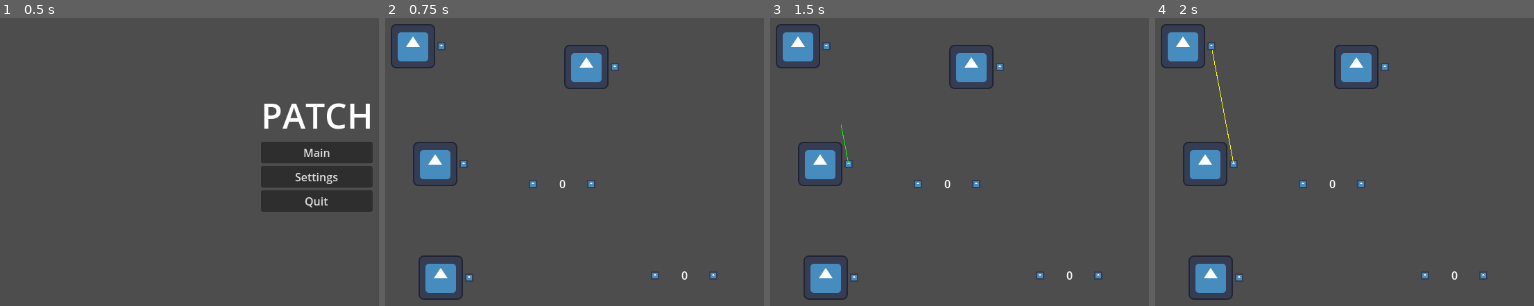
Above: before the commit, frames 1-4 (left to right).
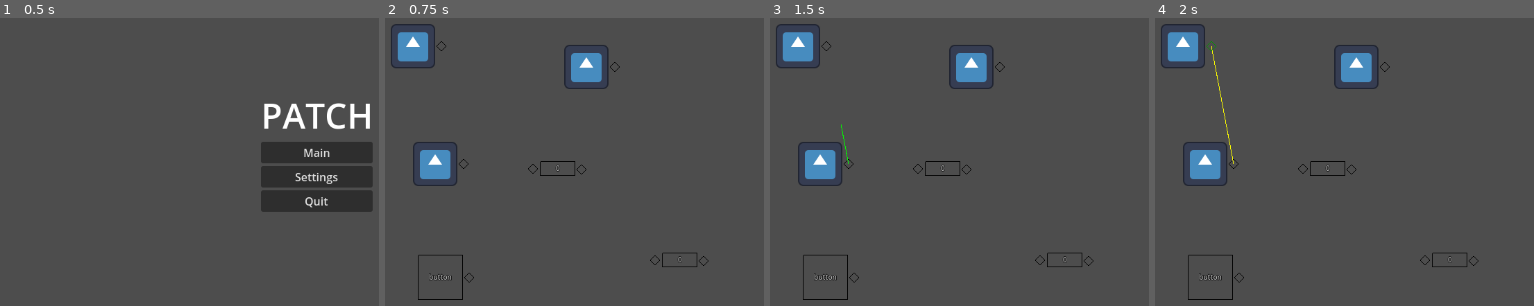
Above: after the commit, the same moments.

Repository: minami110/patch
Game: Godot game, scene res://Title/title.tscn
Two runs of this game, one before a commit and one after it. Both use one fixed random seed, a clock stepped at 60 frames per second and the inputs below. The engine's default icon, where the game draws it, is replaced by a stand-in: a white triangle on a blue panel in a dark square.
Inputs (mouse positions are in pixels of both pictures, inside the frame that each line leads up to):
- Up to frame 1 (0.5 s): no input
- Up to frame 2 (0.75 s): click "Main" at 0.5 s
- Up to frame 3 (1.5 s): tap Enter at 1.25 s; drag from (849, 164) to (826, 46) at 1.27 s
- Up to frame 4 (2 s): no input

Frame 1 is identical in both runs. In frame 2, 1.7% of the frame differs, in the area x 8-88%, y 7-98%; in frame 3, 1.7%; in frame 4, 1.7%.

Commit message:
切断の API を追加

Diff:
--- /dev/null
+++ b/circuit/port_drawer.gd
@@ -0,0 +1,37 @@
+class_name PortDrawer
+extends Node2D
+
+@export var _size := Vector2(10, 10)
+
+var _port_value := 0.0
+var _mouse_hovered := false
+
+func _draw():
+	var color = Color(_port_value, _port_value, 0)
+	if _mouse_hovered:
+		color += Color(0.0, 0.6, 0.0)
+
+	draw_set_transform(Vector2.ZERO, deg_to_rad(45)) # Rotate 45 degrees
+	draw_rect(Rect2(_size / - 2, _size), color, false)
+
+func _enter_tree():
+	var port = get_parent()
+
+	# PortIn からの入力を購読
+	var callback = func(x):
+		_port_value = x
+		queue_redraw()
+	port.value_changed.connect(callback)
+
+	port.mouse_entered.connect(_mouse_entered)
+	port.mouse_exited.connect(_mouse_exited)
+
+func _mouse_entered():
+	Input.set_default_cursor_shape(Input.CURSOR_POINTING_HAND)
+	_mouse_hovered = true
+	queue_redraw()
+
+func _mouse_exited():
+	Input.set_default_cursor_shape(Input.CURSOR_ARROW)
+	_mouse_hovered = false
+	queue_redraw()
--- a/circuit/port_out.gd
+++ b/circuit/port_out.gd
@@ -10,13 +10,14 @@
 var _wire : Wire
 
 func _input_event(_viewport, event, _shape_idx):
-	if event is InputEventMouseButton:
-		# Already wired
-		if is_wired():
-			return
+	if event is InputEventMouseButton and event.button_index == MOUSE_BUTTON_LEFT:
+		# すでに Wire がつながっていて、ダブルクリックされたら Wire を削除する
+		if event.double_click and is_wired():
+			_wire.queue_free()
+			_wire = null
 
-		# Left Click Pressed
-		if event.pressed and event.button_index == MOUSE_BUTTON_LEFT:
+		# Wire がつながっておらず, マウスが押されたら Wire を生成する
+		elif event.pressed and not is_wired():
 			# Spawn Wire
 			_wire = Wire.new()
 			_wire._in = self
@@ -53,8 +54,7 @@
 				_wire._out = target
 			# 生成してた Wire を削除する
 			else:
-				remove_child(_wire)
-				_wire._in = null
+				_wire.queue_free()
 				_wire = null
 
 # 現在ワイヤーが繋がっているかどうか
--- a/circuit/port_out.tscn
+++ b/circuit/port_out.tscn
@@ -1,16 +1,15 @@
 [gd_scene load_steps=4 format=3 uid="uid://0adroew6sg8n"]
 
 [ext_resource type="Script" path="res://circuit/port_out.gd" id="1_xfkie"]
-[ext_resource type="Texture2D" uid="uid://by330uebp2h3t" path="res://icon.svg" id="2_lp78l"]
+[ext_resource type="Script" path="res://circuit/port_drawer.gd" id="2_exw5p"]
 
 [sub_resource type="CircleShape2D" id="CircleShape2D_qxddt"]
 
 [node name="PortOut" type="Area2D"]
 script = ExtResource("1_xfkie")
 
+[node name="PortDrawer" type="Node2D" parent="."]
+script = ExtResource("2_exw5p")
+
 [node name="CollisionShape2D" type="CollisionShape2D" parent="."]
 shape = SubResource("CircleShape2D_qxddt")
-
-[node name="Sprite2D" type="Sprite2D" parent="."]
-scale = Vector2(0.1, 0.1)
-texture = ExtResource("2_lp78l")
--- a/circuit/wire.gd
+++ b/circuit/wire.gd
@@ -10,13 +10,17 @@
 		var to = get_global_mouse_position()
 		draw_line(to_local(_in.global_position), to_local(to), Color.GREEN, 1.0)
 	elif (_in != null and _out != null):
-		var str = _in._value
-		var color = Color(str, str, 0)
+		var strength = _in._value
+		var color = Color(strength, strength, 0)
 		draw_line(to_local(_in.global_position), to_local(_out.global_position), color, 1.0)
 
 func _process(_delta):
 	queue_redraw()
 
 func _exit_tree():
-	_in = null
-	_out = null
+	if _in != null:
+		_in._other = null
+		_in._wire = null
+	if _out != null:
+		_out._other = null
+		_out._wire = null
--- a/module/button.gd
+++ b/module/button.gd
@@ -4,11 +4,20 @@
 @export var _send_value := 1.0
 
 func _enter_tree():
+	# Drawer の初期化
+	%MdDrawer._text = "button"
+
+	# ModuleDragger からの入力を購読
 	%ModuleDragger.input_event.connect(_area_input)
 
-func _area_input(a, ev, b) -> void:
-	if ev is InputEventMouseButton:
-		if ev.is_pressed() and ev.button_index == MOUSE_BUTTON_LEFT:
+# マウスクリックを監視する
+func _area_input(_a, ev, _b) -> void:
+	if ev is InputEventMouseButton and ev.button_index == MOUSE_BUTTON_LEFT:
+		if ev.is_pressed():
 			%PortOut.commit_value(_send_value)
-		elif not ev.is_pressed() and ev.button_index == MOUSE_BUTTON_LEFT:
-			%PortOut.commit_value(0)
+			%MdDrawer._outline_color = Color.YELLOW
+			%MdDrawer.queue_redraw()
+		else:
+			%PortOut.commit_value(0.0)
+			%MdDrawer._outline_color = Color.BLACK
+			%MdDrawer.queue_redraw()
--- a/module/md_button.tscn
+++ b/module/md_button.tscn
@@ -1,8 +1,8 @@
 [gd_scene load_steps=6 format=3 uid="uid://b6ts3736iwa7c"]
 
 [ext_resource type="Script" path="res://module/button.gd" id="1_gukaq"]
-[ext_resource type="Texture2D" uid="uid://by330uebp2h3t" path="res://icon.svg" id="2_xh8ha"]
 [ext_resource type="PackedScene" uid="uid://0adroew6sg8n" path="res://circuit/port_out.tscn" id="3_mxt6x"]
+[ext_resource type="Script" path="res://module/md_drawer.gd" id="4_07ixd"]
 [ext_resource type="Script" path="res://module/module_dragger.gd" id="4_a4epb"]
 
 [sub_resource type="RectangleShape2D" id="RectangleShape2D_yff06"]
@@ -11,10 +11,9 @@
 [node name="MdButton" type="Node2D"]
 script = ExtResource("1_gukaq")
 
-[node name="Sprite" type="Sprite2D" parent="."]
-scale = Vector2(0.5, 0.5)
-texture = ExtResource("2_xh8ha")
-centered = false
+[node name="MdDrawer" type="Node2D" parent="."]
+unique_name_in_owner = true
+script = ExtResource("4_07ixd")
 
 [node name="PortOut" parent="." instance=ExtResource("3_mxt6x")]
 unique_name_in_owner = true
--- /dev/null
+++ b/module/md_drawer.gd
@@ -0,0 +1,37 @@
+class_name MdDrawer
+extends Node2D
+
+@export var _text := ""
+@export var _size := Vector2(64, 64)
+@export var _outline_color := Color.BLACK
+
+var _mouse_hovered := false
+
+func _draw():
+	# 外枠を描写する
+	var color = _outline_color
+	if _mouse_hovered:
+		color += Color(0.0, 0.0, 0.6)
+
+	draw_rect(Rect2(Vector2.ZERO, _size), color, false)
+
+	# Module Name を描写する
+	var default_font = ThemeDB.fallback_font
+	var y = _size.y/2 + 3
+	draw_string_outline(default_font, Vector2(0, y), _text, HORIZONTAL_ALIGNMENT_CENTER, _size.x, 10, 3, Color.BLACK)
+	draw_string(default_font, Vector2(0, y), _text, HORIZONTAL_ALIGNMENT_CENTER, _size.x, 10, Color.GRAY)
+
+func _enter_tree():
+	# ModuleDragger からの入力を購読
+	%ModuleDragger.mouse_entered.connect(_mouse_entered)
+	%ModuleDragger.mouse_exited.connect(_mouse_exited)
+
+func _mouse_entered():
+	Input.set_default_cursor_shape(Input.CURSOR_POINTING_HAND)
+	_mouse_hovered = true
+	queue_redraw()
+
+func _mouse_exited():
+	Input.set_default_cursor_shape(Input.CURSOR_ARROW)
+	_mouse_hovered = false
+	queue_redraw()
--- a/module/module_dragger.gd
+++ b/module/module_dragger.gd
@@ -5,6 +5,12 @@
 
 func _ready():
 	set_process_input(false)
+
+func _mouse_enter():
+	Input.set_default_cursor_shape(Input.CURSOR_POINTING_HAND)
+
+func _mouse_exit():
+	Input.set_default_cursor_shape(Input.CURSOR_ARROW)
 
 func _input_event(_viewport, event, _shape_idx):
 	if event is InputEventMouseButton:
--- a/module/signal_monitor.gd
+++ b/module/signal_monitor.gd
@@ -2,8 +2,12 @@
 extends Node2D
 
 func _enter_tree():
+	%MdDrawer._text = "0"
 	%PortIn.value_changed.connect(_in_value_changed)
 
 func _in_value_changed(value: float) -> void:
-	%Display.text = "%s" % str(value)
+	%MdDrawer._text = "%s" % str(value)
+	%MdDrawer.queue_redraw()
+
+	# PortOut にも送付する
 	%PortOut.commit_value(value)
--- a/module/signal_monitor.tscn
+++ b/module/signal_monitor.tscn
@@ -1,36 +1,35 @@
-[gd_scene load_steps=5 format=3 uid="uid://b02j1n3sn25ld"]
+[gd_scene load_steps=6 format=3 uid="uid://b02j1n3sn25ld"]
 
 [ext_resource type="Script" path="res://module/signal_monitor.gd" id="1_12t5b"]
 [ext_resource type="PackedScene" uid="uid://0adroew6sg8n" path="res://circuit/port_out.tscn" id="3_rmmlr"]
 [ext_resource type="Script" path="res://module/module_dragger.gd" id="4_s4jv6"]
+[ext_resource type="Script" path="res://module/md_drawer.gd" id="4_xmw4y"]
 
 [sub_resource type="RectangleShape2D" id="RectangleShape2D_yff06"]
-size = Vector2(64, 64)
+size = Vector2(50, 20)
 
 [node name="SignalMonitor" type="Node2D"]
 script = ExtResource("1_12t5b")
 
-[node name="Display" type="Label" parent="."]
+[node name="MdDrawer" type="Node2D" parent="."]
 unique_name_in_owner = true
-offset_right = 64.0
-offset_bottom = 64.0
-text = "0"
-horizontal_alignment = 1
-vertical_alignment = 1
+script = ExtResource("4_xmw4y")
+_size = Vector2(50, 20)
 
 [node name="PortIn" parent="." instance=ExtResource("3_rmmlr")]
 unique_name_in_owner = true
-position = Vector2(-11, 32)
+position = Vector2(-11, 10)
 
 [node name="PortOut" parent="." instance=ExtResource("3_rmmlr")]
 unique_name_in_owner = true
-position = Vector2(73, 32)
+position = Vector2(59, 11)
 
 [node name="ModuleDragger" type="Area2D" parent="."]
+unique_name_in_owner = true
 collision_mask = 0
 script = ExtResource("4_s4jv6")
 
 [node name="CollisionShape2D" type="CollisionShape2D" parent="ModuleDragger"]
-position = Vector2(32, 32)
+position = Vector2(25, 10)
 shape = SubResource("RectangleShape2D_yff06")
 debug_color = Color(0, 0.650761, 0.0693266, 0)
